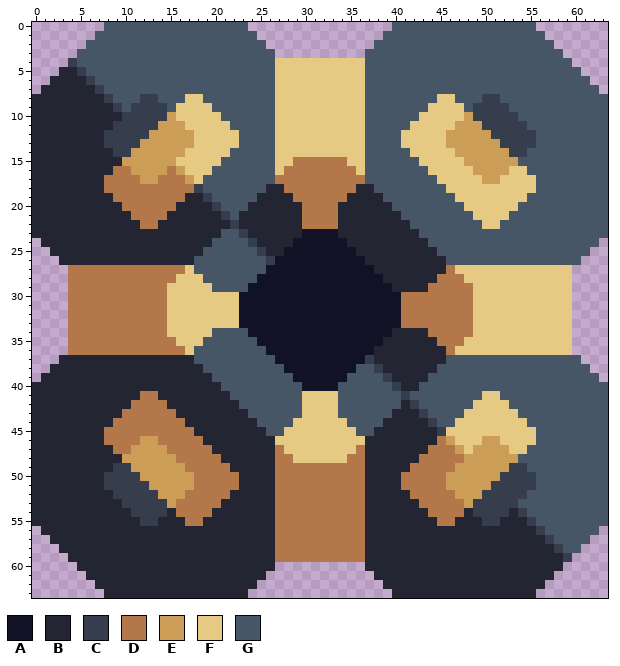
One commit to this pixel-art sprite: sprites/blocks/power/BIOMETRIC PULSOR/biotic-zlo-power-biometric-pulsor.png. This is how it looked before the edit.
The file is 64x64 pixels.
Palette (. is transparent): A #111226  B #242533  C #363d4d  D #b37749  E #cc9d56  F #e6ca83  G #475666
And afterwards:
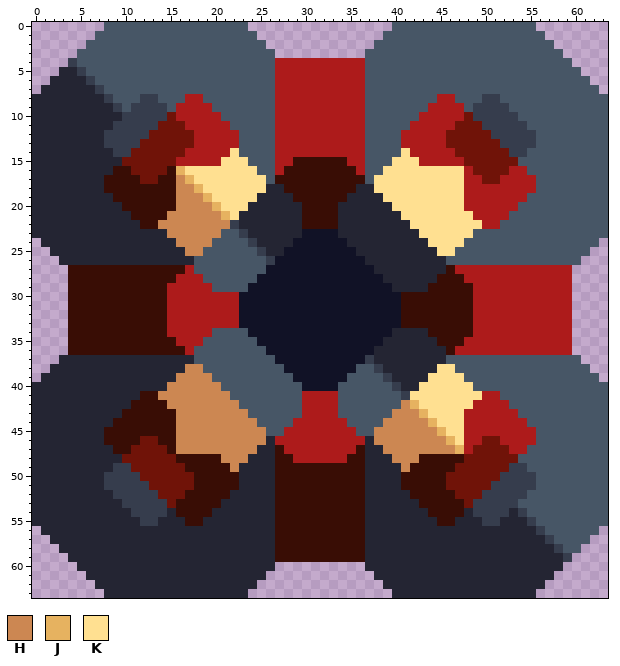
Colours new in this view: H #cc8752  J #e6b260  K #ffe091
The edit:
@@ palette @@
-D #b37749
+D #390d05
-E #cc9d56
+E #701308
-F #e6ca83
+F #ad1b1b
@@ x 12..51 @@
 13 EEEEEEFFFFFGGGGFFFFFFFFFFGGGGFFFFFEEEEEE
-14 EEEEEFFFFFGGGGGFFFFFFFFFFGGGGGFFFFFEEEEE
-15 EEEEFFFFFGGGGGGFFDDDDDDFFGGGGGGFFFFFEEEE
-16 EEEDEFFFGGGGGGGFDDDDDDDDFGGGGGGGFFFFFEEE
-17 EEDDDEFGGGGGGGGDDDDDDDDDDGGGGGGGGFFFFFEE
-18 DDDDDDCGGGGGGGBBDDDDDDDDBBGGGGGGGGFFFFFF
-19 DDDDDBBCGGGGGBBBBDDDDDDBBBBGGGGGGGGFFFFF
-20 DDDDBBBBCGGGBBBBBBDDDDBBBBBBGGGGGGGGFFFF
-21 DDDBBBBBBCGBBBBBBBDDDDBBBBBBBGGGGGGGGFFF
-22 DDBBBBBBBBCBBBBBBBDDDDBBBBBBBBGGGGGGGGFF
-23 BBBBBBBBBGGCBBBBBBAAAABBBBBBBBBGGGGGGGGG
-24 BBBBBBBBGGGGCBBBBAAAAAABBBBBBBBBGGGGGGGG
-25 BBBBBBBGGGGGGCBBAAAAAAAABBBBBBBBBGGGGGGG
+14 EEEEEFFFFFKGGGGFFFFFFFFFFGGGGKFFFFFEEEEE
+15 EEEEFFFFFKKKGGGFFDDDDDDFFGGGKKKFFFFFEEEE
+16 EEEDJKKKKKKKKGGFDDDDDDDDFGGKKKKKKKKKFEEE
+17 EEDDHJKKKKKKKKGDDDDDDDDDDGKKKKKKKKKKFFEE
+18 DDDDHHJKKKKKKKBBDDDDDDDDBBKKKKKKKKKKFFFF
+19 DDDDHHHJKKKKKBBBBDDDDDDBBBBKKKKKKKKKFFFF
+20 DDDDHHHHJKKKBBBBBBDDDDBBBBBBKKKKKKKKFFFF
+21 DDDHHHHHHJKBBBBBBBDDDDBBBBBBBKKKKKKKKFFF
+22 DDHHHHHHHHCBBBBBBBDDDDBBBBBBBBKKKKKKKKFF
+23 BBBHHHHHHGGCBBBBBBAAAABBBBBBBBBKKKKKKGGG
+24 BBBBHHHHGGGGCBBBBAAAAAABBBBBBBBBKKKKGGGG
+25 BBBBBHHGGGGGGCBBAAAAAAAABBBBBBBBBKKGGGGG
 26 BBBBBBGGGGGGGGCAAAAAAAAAABBBBBBBBBGGGGGG
@@ x 12..51 @@
 37 BBBBBBGGGGGGGGGAAAAAAAAAACBBBBBBBBGGGGGG
-38 BBBBBBBGGGGGGGGGAAAAAAAAGGCBBBBBBGGGGGGG
-39 BBBBBBBBGGGGGGGGGAAAAAAGGGGCBBBBGGGGGGGG
-40 BBBBBBBBBGGGGGGGGGAAAAGGGGGGCBBGGGGGGGGG
-41 DDBBBBBBBBGGGGGGGGFFFFGGGGGGGCGGGGGGGGFF
-42 DDDBBBBBBBBGGGGGGGFFFFGGGGGGGBCGGGGGGFFF
-43 DDDDBBBBBBBBGGGGGGFFFFGGGGGGBBBCGGGGFFFF
-44 DDDDDBBBBBBBBGGGGFFFFFFGGGGBBBBBCGGFFFFF
-45 DDDDDDBBBBBBBBGGFFFFFFFFGGBBBBBBBCFFFFFF
-46 EEDDDDDBBBBBBBBFFFFFFFFFFBBBBBBBBDEFFFEE
-47 EEEDDDDDBBBBBBBDFFFFFFFFDBBBBBBBDDDEFEEE
-48 EEEEDDDDDBBBBBBDDFFFFFFDDBBBBBBDDDDDEEEE
-49 EEEEEDDDDDBBBBBDDDDDDDDDDBBBBBDDDDDEEEEE
+38 BBBBBHHGGGGGGGGGAAAAAAAAGGCBBBBBBKKGGGGG
+39 BBBBHHHHGGGGGGGGGAAAAAAGGGGCBBBBKKKKGGGG
+40 BBBHHHHHHGGGGGGGGGAAAAGGGGGGCBBKKKKKKGGG
+41 DDHHHHHHHHGGGGGGGGFFFFGGGGGGGCKKKKKKKKFF
+42 DDDHHHHHHHHGGGGGGGFFFFGGGGGGGHJKKKKKKFFF
+43 DDDDHHHHHHHHGGGGGGFFFFGGGGGGHHHJKKKKFFFF
+44 DDDDHHHHHHHHHGGGGFFFFFFGGGGHHHHHJKKKFFFF
+45 DDDDHHHHHHHHHHGGFFFFFFFFGGHHHHHHHJKKFFFF
+46 EEDDHHHHHHHHHHBFFFFFFFFFFBHHHHHHHHJKFFEE
+47 EEEDHHHHHHHHHBBDFFFFFFFFDBBHHHHHHHHJFEEE
+48 EEEEDDDDDHHHBBBDDFFFFFFDDBBBHHHDDDDDEEEE
+49 EEEEEDDDDDHBBBBDDDDDDDDDDBBBBHDDDDDEEEEE
 50 EEEEEEDDDDDBBBBDDDDDDDDDDBBBBDDDDDEEEEEE
